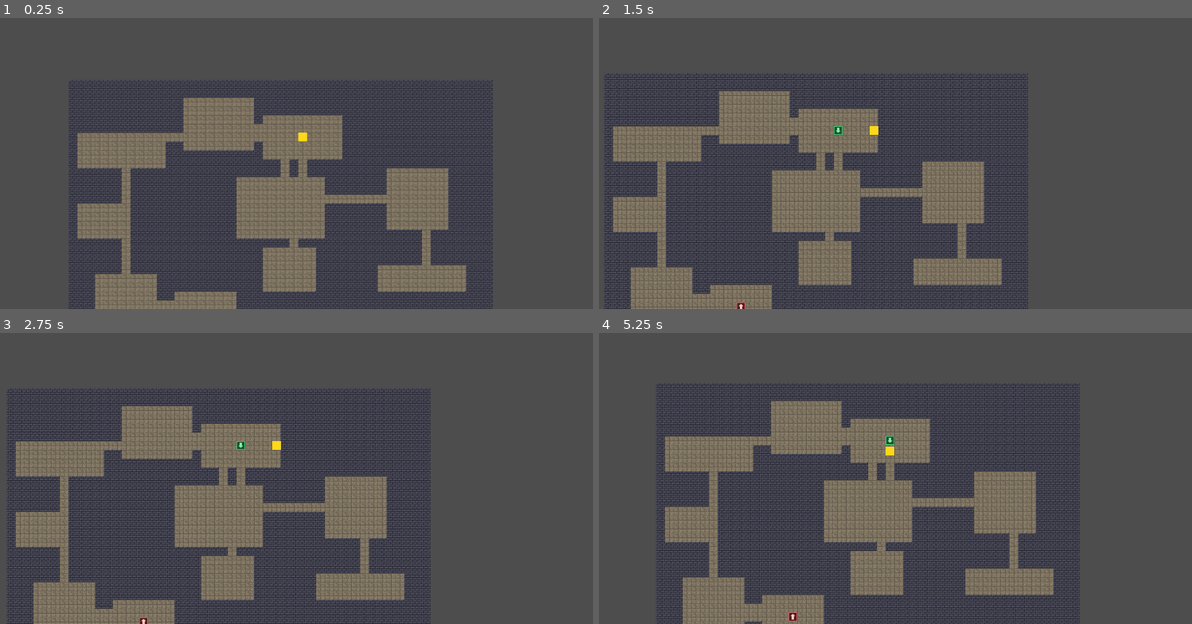
Above: before the commit, frames 1-4 (two rows, left to right).
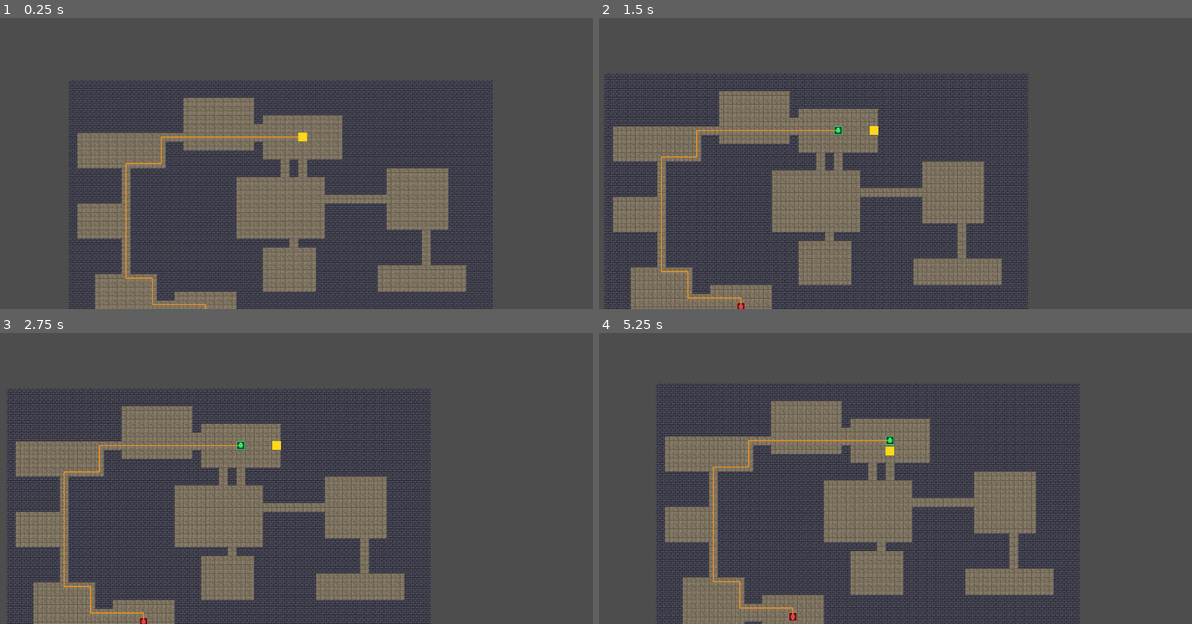
Above: after the commit, the same moments.

Repository: longray/godot_learn
Game: Godot game, scene res://lessons/lesson03_playable/lesson03.tscn
Same seed, same stepped clock (60 frames per second), same inputs: the game is played once before the commit and once after it.
Inputs (mouse positions are in pixels of both pictures, inside the frame that each line leads up to):
- Up to frame 1 (0.25 s): no input
- Up to frame 2 (1.5 s): tap Enter at 0.5 s; move the mouse to (1014, 114) at 0.52 s; hold D (move_right) 0.53-1.25 s; tap R at 0.6 s; click (1014, 114) at 0.67 s; drag from (747, 148) to (741, 306) at 1.27 s
- Up to frame 3 (2.75 s): tap Space at 2 s; move the mouse to (338, 367) at 2.02 s; hold D (move_right) from 2.03 s (still down); tap R at 2.1 s
- Up to frame 4 (5.25 s): release D (move_right) at 2.75 s; drag from (842, 516) to (682, 391) at 2.77 s; tap Enter at 3.5 s; move the mouse to (1067, 498) at 3.52 s; hold A (move_left) 3.53-4.25 s; tap R at 3.6, 5.1 s; drag from (682, 391) to (818, 621) at 4.27 s; tap Space at 5 s; move the mouse to (907, 446) at 5.02 s; hold S (move_down) from 5.03 s (still down); click (907, 446) at 5.17 s

The runs differ from the first frame. In frame 1, 0.4% of the frame differs, in the area x 21-51%, y 40-100%; in frame 2, 0.3%; in frame 3, 0.3%; in frame 4, 0.4%, in the area x 19-50%, y 36-99%.

Commit message:
feat: 作业3——A* 路径可视化覆盖层
- path_overlay.gd：橙色折线（draw_polyline）+ 入口绿圈/出口红圈
- generate() 末尾把修复后的最终路径喂给 PathOverlay（set_path + queue_redraw）
- 场景树序 TileMapLayer 之后 → 线画在瓦片之上、玩家之下
- 实测：路径 50 步，首点=(26,6) 入口，末点=(15,26) 出口，与 A* 选址数据吻合

Diff:
--- a/2d_rpg_dungeon/lessons/lesson03_playable/dungeon_playable.gd
+++ b/2d_rpg_dungeon/lessons/lesson03_playable/dungeon_playable.gd
@@ -53,6 +53,9 @@
 # ---------- 节点 ----------
 
 @onready var tile_layer: TileMapLayer = $TileMapLayer
+
+# 作业 3：路径可视化覆盖层（画在 TileMapLayer 之上）
+@onready var path_overlay: Node2D = $PathOverlay
 
 # ---------- 常量与数据 ----------
 
@@ -114,6 +117,10 @@
 	_update_or_spawn_player()
 	_spawn_markers()
 	_center_camera()
+
+	# 作业 3：把最终的入口→出口路径交给覆盖层绘制（修复后的最新路径）
+	if path_overlay:
+		path_overlay.set_path(astar_grid.get_id_path(entrance_cell, exit_cell), cell_size)
 
 	if debug_print_path:
 		print("入口：", entrance_cell, "  出口：", exit_cell)
--- a/2d_rpg_dungeon/lessons/lesson03_playable/lesson03.tscn
+++ b/2d_rpg_dungeon/lessons/lesson03_playable/lesson03.tscn
@@ -1,8 +1,9 @@
-[gd_scene load_steps=4 format=3]
+[gd_scene load_steps=5 format=3]
 
 [ext_resource type="Script" path="res://lessons/lesson03_playable/dungeon_playable.gd" id="1_main"]
 [ext_resource type="TileSet" path="res://assets/tiles/dungeon_tiles.tres" id="2_tiles"]
 [ext_resource type="PackedScene" path="res://lessons/lesson03_playable/player.tscn" id="3_player"]
+[ext_resource type="Script" path="res://lessons/lesson03_playable/path_overlay.gd" id="4_overlay"]
 
 [node name="Main" type="Node2D"]
 script = ExtResource("1_main")
@@ -12,3 +13,6 @@
 
 [node name="TileMapLayer" type="TileMapLayer" parent="."]
 tile_set = ExtResource("2_tiles")
+
+[node name="PathOverlay" type="Node2D" parent="."]
+script = ExtResource("4_overlay")
--- /dev/null
+++ b/2d_rpg_dungeon/lessons/lesson03_playable/path_overlay.gd
@@ -0,0 +1,34 @@
+extends Node2D
+
+# =========================
+# 作业 3：A* 路径可视化覆盖层
+# 由 Main 在 generate() 末尾喂数据；树序在 TileMapLayer 之后，画在瓦片之上
+# =========================
+
+var path_cells: Array = []
+var cell_size: int = 16
+
+var line_color := Color(1.0, 0.6, 0.1, 0.85)
+
+
+func set_path(cells: Array, size: int) -> void:
+	path_cells = cells
+	cell_size = size
+	queue_redraw()
+
+
+func _draw() -> void:
+	if path_cells.size() < 2:
+		return
+
+	# 格子坐标 → 像素中心（与 Marker/玩家同一换算）
+	var points := PackedVector2Array()
+	for cell in path_cells:
+		points.append(Vector2(cell) * cell_size + Vector2(cell_size, cell_size) * 0.5)
+
+	# 路径折线
+	draw_polyline(points, line_color, 2.0)
+
+	# 起点（入口）绿圈 / 终点（出口）红圈
+	draw_circle(points[0], 4.0, Color(0.2, 0.9, 0.4))
+	draw_circle(points[points.size() - 1], 4.0, Color(0.9, 0.25, 0.25))
Not shown, added: 2d_rpg_dungeon/lessons/lesson03_playable/path_overlay.gd.uid
